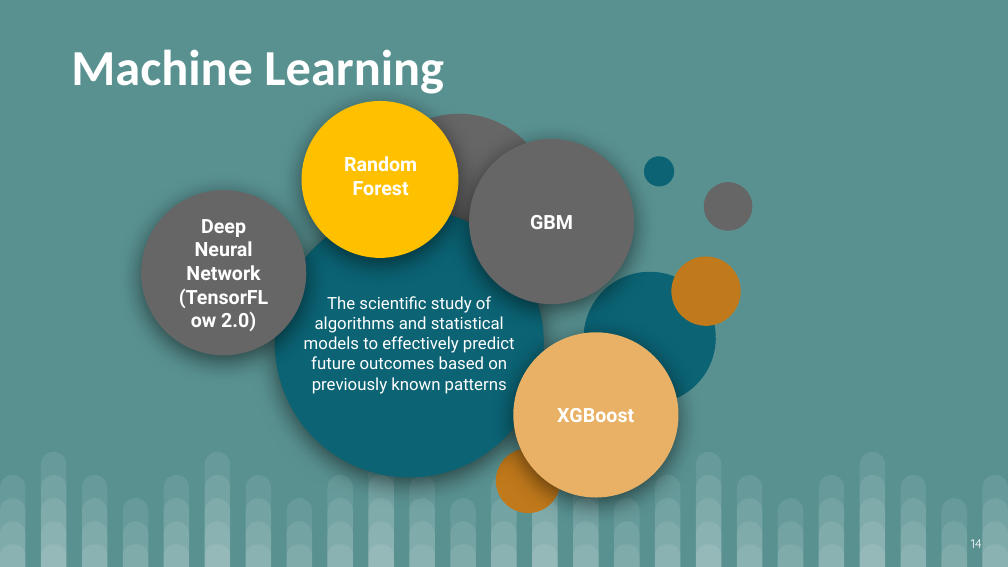
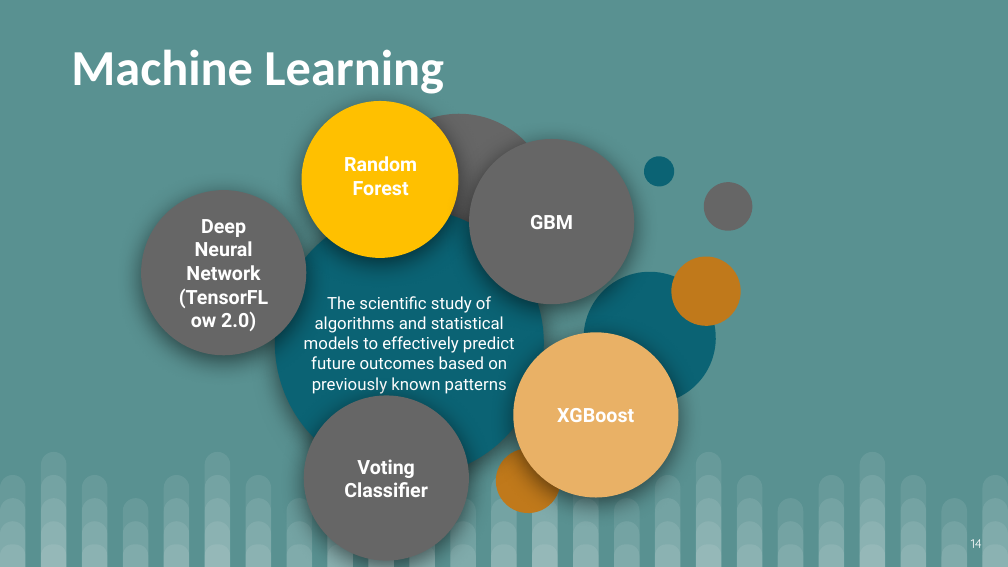
Before and after one commit to saimoom026/Springboard, a slide deck: slide 14 of springboard/Capstone Three/HomeCreditGroup-LoanDefaulterPrediction-SlideDeck.pptx. Drawn at 1008x567 pixels with LibreOffice and Linux fonts; fonts in the diff are those of the drawing. Boxes give left, top, right and bottom in pixels: in the first picture for what was removed or moved away, otherwise in the second. Text is boxed around its words. In the diff, an @@ line names an element or a change of style, - is before the commit and + after.

```diff
--- a/springboard/Capstone Three/HomeCreditGroup-LoanDefaulterPrediction-SlideDeck.pptx
+++ b/springboard/Capstone Three/HomeCreditGroup-LoanDefaulterPrediction-SlideDeck.pptx
@@ ellipse added at (303,395,469,560), fill #666666 @@
@@ text added at (344,459,428,497), 14 pt, text #FFFFFF, bold @@
+Voting Classifier
```
Also in this commit, not shown: 7 other slides changed, 3 slides added, 3 slides removed, 1 other file.
